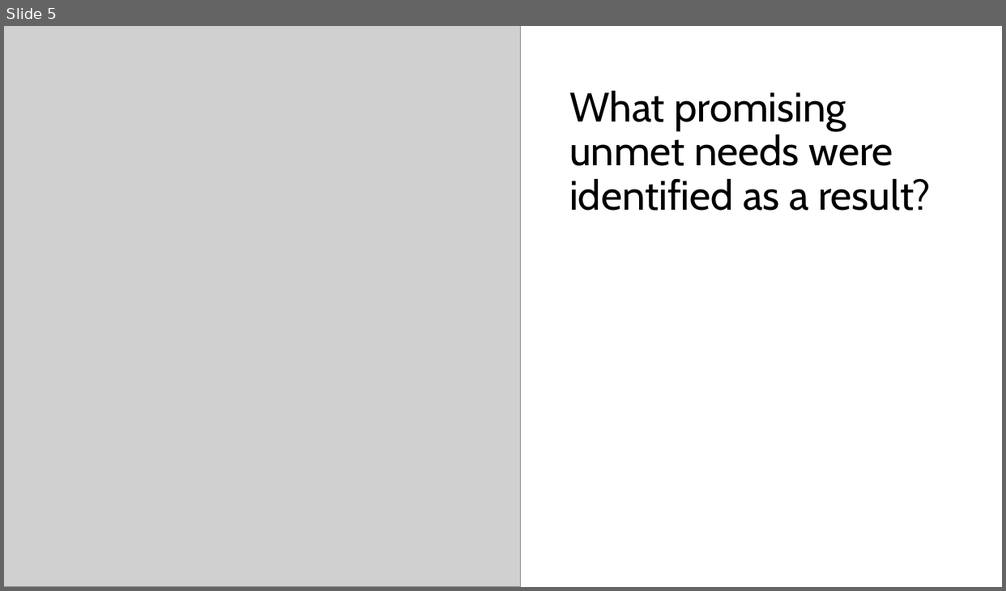
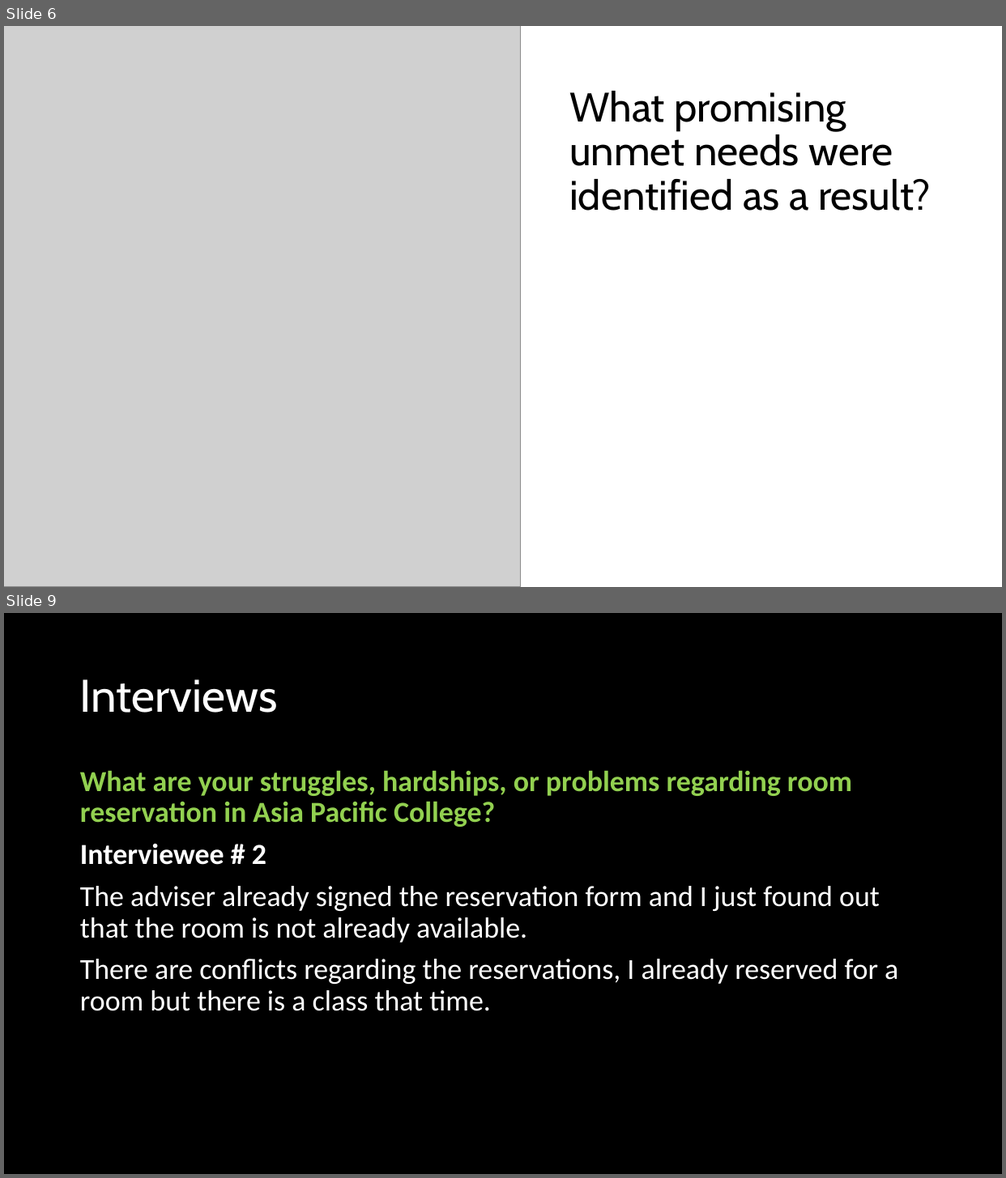
Before and after one commit to bmdelacruz2/userdesmi182A1-bmdelacruz2-ayrealiza, a slide deck: NeedfindingPresentation.pptx. Shown one above the other, each under a label of ours: slide 5 before the commit, slides 6 and 9 after it; the slides between them are not shown. The pictures are 1006x591 and 1006x1178 pixels, drawn with LibreOffice and Linux fonts; fonts in the diff are those of the drawing; grey boxes stand for pictures; background and template pictures are left out. Boxes give left, top, right and bottom in pixels: in the first picture for what was removed or moved away, otherwise in the second. Text is boxed around its words. In the diff, an @@ line names an element or a change of style, - is before the commit and + after.

```diff
--- a/NeedfindingPresentation.pptx
+++ b/NeedfindingPresentation.pptx
@@ slide 9 added at (x1=4, y1=613, x2=1002, y2=1174), background picture (left out) @@
@@ title added at (x1=80, y1=679, x2=278, y2=713), 44 pt, text #FFFFFF @@
+Interviews
@@ text added at (x1=80, y1=770, x2=898, y2=1012), 28 pt, text #FFFFFF @@
+What are your struggles, hardships, or problems regarding room reservation in Asia Pacific College?
+Interviewee # 2
+The adviser already signed the reservation form and I just found out that the room is not already available.
+There are conflicts regarding the reservations, I already reserved for a room but there is a class that time.
@@ what was slide 5 is now slide 6 @@
```
Also in this commit, not shown: 4 other slides added.
